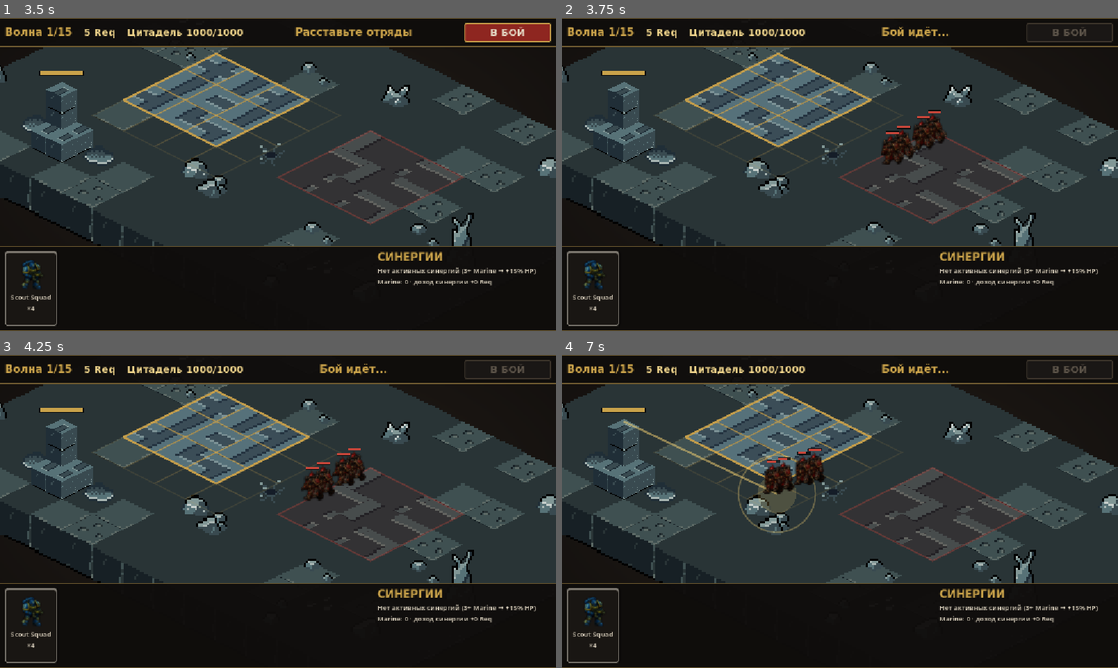
Above: before the commit, frames 1-4 (two rows, left to right).
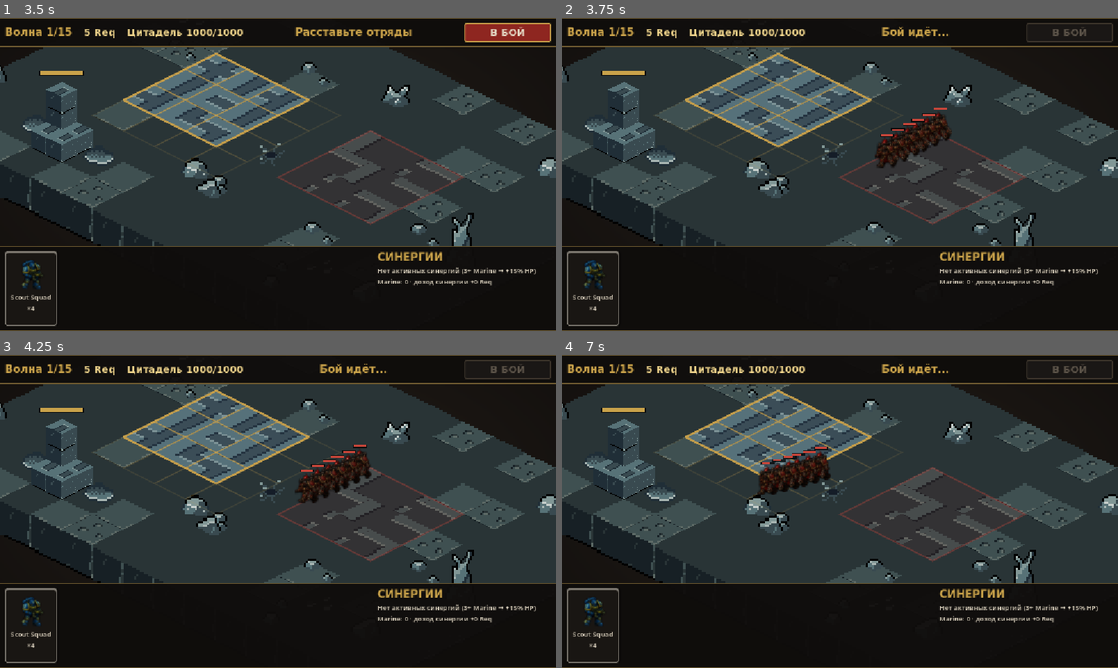
Above: after the commit, the same moments.

Repository: RediskaStethema/Godot_game
Game: Godot game, scene res://scenes/shop/ShopScene.tscn
The game is run twice, just before and just after one commit, with the same random seed, the same clock (stepped at 60 frames per second) and the same inputs.
Inputs (mouse positions are in pixels of both pictures, inside the frame that each line leads up to):
- Up to frame 1 (3.5 s): click "Купить · 5 Req" at 0.5 s; click "Купить · 3 Req" at 1.25 s; click "Продать +1" at 2 s; click "В БОЙ" at 2.75 s
- Up to frame 2 (3.75 s): click "В БОЙ" at 3.5 s
- Up to frame 3 (4.25 s): no input
- Up to frame 4 (7 s): tap Enter at 4.25, 5.85 s; drag from (595, 624) to (895, 442) at 4.27 s; drag from (728, 527) to (812, 574) at 5.02 s; move the mouse to (895, 442) at 5.77 s; click (895, 442) at 5.92 s; drag from (812, 574) to (673, 464) at 6.52 s

Frame 1 is identical in both runs. In frame 2, 0.8% of the frame differs, in the area x 56-71%, y 28-48%; in frame 3, 0.9%; in frame 4, 1.6%, in the area x 11-49%, y 21-57%.

Commit message:
Rebalance enemy waves, add balance sim, refresh subagents
- EnemyWaves: tunable curve (2 + (w-1)/2 squads, 3 + (w-1)/3 soldiers,
  +10% stats per wave); Hellbrute on top of the wave, elites and the
  main boss replace front squads. Removes the wave-6 difficulty cliff
- tests/balance_sim.gd: headless 15-wave sim with army bought on
  accumulated income (tactical / mixed strategies)
- Move run regression test to tests/test_run.gd
- Subagents: replace feature-runmap with feature-run (run flow, menus,
  save), update balance-analyst, content-cards, feature-draft,
  godot-verifier, rules-reviewer, docs-keeper to current code

Co-Authored-By: Claude Opus 5.5 <noreply@anthropic.com>

Diff:
--- a/scripts/data/EnemyWaves.gd
+++ b/scripts/data/EnemyWaves.gd
@@ -5,14 +5,21 @@
 # BattleScene расставляет отряды в порядке списка: с переднего края зоны врага в тыл.
 # Баланс черновой (дальше — balance-analyst).
 
-# Обычная волна (прежняя формула BattleScene): отрядов = волна + 1,
-# бойцов в отряде = волна + 1 (не больше 6), статы ×(1 + 0.15 за волну после первой)
+# Обычная волна: отрядов = SQUADS_BASE + (волна − 1) / SQUADS_EVERY_WAVES,
+# бойцов в отряде = SOLDIERS_BASE + (волна − 1) / SOLDIERS_EVERY_WAVES (не больше 6),
+# статы ×(1 + STAT_STEP_PER_WAVE за волну после первой).
+# Подбор — tests/balance_sim.gd
 const NORMAL_UNIT: String = "chaos_marine"
-const STAT_STEP_PER_WAVE: float = 0.15
+const SQUADS_BASE: int = 2
+const SQUADS_EVERY_WAVES: int = 2
+const SOLDIERS_BASE: int = 3
+const SOLDIERS_EVERY_WAVES: int = 3
 const MAX_SOLDIERS_PER_SQUAD: int = 6
+const STAT_STEP_PER_WAVE: float = 0.10
 
 # Мини-босс (каждая 5-я волна): Hellbrute на переднем крае, за ним отряды
-# элиты Хаоса (elite_base + волна / elite_wave_div), дальше — обычные отряды волны
+# элиты Хаоса (elite_base + волна / elite_wave_div). Hellbrute — сверх обычной
+# волны, элита заменяет её передние отряды (не меньше 1 обычного)
 const MINIBOSS = {
 	"unit": "chaos_hellbrute",
 	"soldiers": 1,
@@ -20,38 +27,42 @@
 	"elite_soldiers": 2,    # бойцов в элитном отряде
 	"elite_base": 0,
 	"elite_wave_div": 5,    # волна 5 — 1 элитный отряд, волна 10 — 2
-	"escort_squads": 2,
 }
 
-# Главный босс (последняя волна): Chaos Lord на переднем крае + эскорт из обычных отрядов волны
+# Главный босс (последняя волна): Chaos Lord заменяет передний отряд обычной волны
 const BOSS = {
 	"unit": "chaos_lord",
 	"soldiers": 1,
-	"escort_squads": 4,
 }
 
 static func get_stat_mult(wave: int) -> float:
 	return 1.0 + max(wave - 1, 0) * STAT_STEP_PER_WAVE
 
+static func get_normal_squads(wave: int) -> int:
+	return SQUADS_BASE + (max(wave, 1) - 1) / SQUADS_EVERY_WAVES
+
+static func get_soldiers_per_squad(wave: int) -> int:
+	return mini(SOLDIERS_BASE + (max(wave, 1) - 1) / SOLDIERS_EVERY_WAVES, MAX_SOLDIERS_PER_SQUAD)
+
 # Возвращает [{ "unit": factory_id, "count": бойцов, "mult": множитель hp/урона }]
 static func build(wave: int, node_type: String, max_squads: int) -> Array[Dictionary]:
 	wave = max(wave, 1)
 	var mult = get_stat_mult(wave)
-	var soldiers = mini(wave + 1, MAX_SOLDIERS_PER_SQUAD)
 	var squads: Array[Dictionary] = []
+	var replaced = 0   # сколько отрядов обычной волны заменено
 	match node_type:
 		RunMapNode.BOSS:
 			squads.append({"unit": BOSS["unit"], "count": BOSS["soldiers"], "mult": mult})
-			for i in range(mini(BOSS["escort_squads"], max_squads - 1)):
-				squads.append({"unit": NORMAL_UNIT, "count": soldiers, "mult": mult})
+			replaced = 1
 		RunMapNode.MINIBOSS:
 			squads.append({"unit": MINIBOSS["unit"], "count": MINIBOSS["soldiers"], "mult": mult})
 			var elites = MINIBOSS["elite_base"] + wave / MINIBOSS["elite_wave_div"]
 			for i in range(mini(elites, max_squads - squads.size())):
 				squads.append({"unit": MINIBOSS["elite_unit"], "count": MINIBOSS["elite_soldiers"], "mult": mult})
-			for i in range(mini(MINIBOSS["escort_squads"], max_squads - squads.size())):
-				squads.append({"unit": NORMAL_UNIT, "count": soldiers, "mult": mult})
-		_:
-			for i in range(mini(wave + 1, max_squads)):
-				squads.append({"unit": NORMAL_UNIT, "count": soldiers, "mult": mult})
+				replaced += 1
+	# Обычная волна за спинами босса и элиты
+	var soldiers = get_soldiers_per_squad(wave)
+	var normal = maxi(get_normal_squads(wave) - replaced, 1)
+	for i in range(mini(normal, max_squads - squads.size())):
+		squads.append({"unit": NORMAL_UNIT, "count": soldiers, "mult": mult})
 	return squads
--- /dev/null
+++ b/tests/balance_sim.gd
@@ -0,0 +1,241 @@
+extends SceneTree
+
+# Симуляция баланса забега: для каждой волны 1..15 собирается армия, которую
+# игрок может купить на накопленный доход (модель ниже), и прогоняется бой
+# без рендера. Запуск:
+#   godot --headless --path . -s tests/balance_sim.gd -- [стратегия] [прогонов]
+# Стратегии: tactical (только Tactical), mixed (смешанная армия), all (обе).
+#
+# Модель игрока (оптимистичная — верхняя оценка силы):
+#   * каждую волну выигрывает, бонус к доходу BONUS_NORMAL / BONUS_BOSS;
+#   * тратит весь Requisition, магазин всегда даёт нужные карты;
+#   * армия каждую волну свежая (потери между волнами не учитываются);
+#   * на волнах расширения покупает 1 клетку.
+
+const WAVES: int = 15
+const BONUS_NORMAL: int = 4   # синергия marine +2..4, «без потерь» — редко
+const BONUS_BOSS: int = 8     # мини-босс: элитные враги +3 каждый, кап 8
+const TIME_SCALE: float = 20.0
+const MAX_GAME_SECONDS: float = 300.0
+
+# Порядок, в котором стратегия заполняет клетки (id карт CardFactory)
+const STRATEGIES = {
+	"tactical": ["tactical_squad"],
+	"mixed": ["tactical_squad", "assault_squad", "devastator_squad", "tactical_squad",
+		"terminator_squad", "apothecary", "dreadnought", "chaplain", "chapter_master",
+		"tactical_squad", "assault_squad", "devastator_squad", "librarian", "tactical_squad",
+		"terminator_squad", "land_speeder"],
+}
+# Карты-улучшения: по одной каждого вида на отряд
+const UPGRADES: Array[String] = ["blessed_armour", "battle_fury"]
+# Клетки сверх стартовых 3×3 — в порядке покупки (рамка 4×4)
+const EXTRA_TILES: Array[Vector2i] = [Vector2i(3, 0), Vector2i(3, 1), Vector2i(3, 2),
+	Vector2i(0, 3), Vector2i(1, 3), Vector2i(2, 3), Vector2i(3, 3)]
+
+var ended := false
+var winner := -99
+var game_time := 0.0
+var cards := {}
+# Autoload-ы в скрипте -s не видны по имени при компиляции — берём узлы
+var em: Node
+var bm: Node
+
+func _initialize() -> void:
+	_main()
+
+func _process(delta: float) -> bool:
+	game_time += delta
+	return false
+
+func _on_end(w: int) -> void:
+	ended = true
+	winner = w
+
+func _main() -> void:
+	var args = OS.get_cmdline_user_args()
+	em = root.get_node("EconomyManager")
+	bm = root.get_node("BattleManager")
+	var strategy: String = args[0] if args.size() > 0 else "all"
+	var runs: int = int(args[1]) if args.size() > 1 else 3
+	for c in CardFactory.build_pool():
+		cards[c.id] = c
+	Engine.time_scale = TIME_SCALE
+	var names = STRATEGIES.keys() if strategy == "all" else [strategy]
+	for s in names:
+		await _run_strategy(s, runs)
+	Engine.time_scale = 1.0
+	quit()
+
+# -------------------------------------------------------
+# ЭКОНОМИКА
+# -------------------------------------------------------
+func _income(wave: int) -> int:
+	var t = RunMapData.get_battle_type_for_wave(wave)
+	var bonus = BONUS_BOSS if t != RunMapNode.BATTLE else BONUS_NORMAL
+	return em.calculate_wave_income(wave, bonus)
+
+# Весь Requisition к началу волны и число клеток королевства
+func _budget(wave: int) -> Dictionary:
+	var req = em.STARTING_REQUISITION
+	var tiles = 9
+	var bought = 0
+	for w in range(1, wave + 1):
+		if w > 1:
+			req += _income(w - 1)
+		if w % bm.EXPANSION_EVERY == 0 and bought < EXTRA_TILES.size():
+			var cost = bm.TILE_BASE_COST + bought * bm.TILE_COST_STEP
+			if req >= cost:
+				req -= cost
+				bought += 1
+				tiles += 1
+	# Расширение раньше тратит те же деньги, что армия: считаем только накопленное
+	return {"req": req, "tiles": tiles, "bought": bought}
+
+# -------------------------------------------------------
+# АРМИЯ
+# -------------------------------------------------------
+# Возвращает {"units": Array[UnitData], "spent": int, "desc": String}
+func _build_army(strategy: String, budget: int, tiles: int) -> Dictionary:
+	var order: Array = STRATEGIES[strategy]
+	var units: Array[UnitData] = []
+	var ids: Array[String] = []
+	var left = budget
+	# 1) Заполняем клетки
+	var i = 0
+	var skipped = 0
+	while units.size() < tiles and skipped < order.size():
+		var card: CardData = cards[order[i % order.size()]]
+		i += 1
+		if card.cost > left:
+			skipped += 1
+			continue
+		skipped = 0
+		left -= card.cost
+		var d = UnitFactory.create(card.unit_factory_id)
+		d.squad_size = card.unit_count
+		units.append(d)
+		ids.append(card.id)
+	# 2) Слияния (уровень до MAX) и улучшения — по кругу, пока хватает денег
+	var progress = true
+	while progress:
+		progress = false
+		for k in range(units.size()):
+			var d = units[k]
+			var card: CardData = cards[ids[k]]
+			if d.can_merge_upgrade() and card.cost <= left:
+				left -= card.cost
+				d.apply_merge_upgrade()
+				progress = true
+		if progress:
+			continue
+		for up_id in UPGRADES:
+			var up: CardData = cards[up_id]
+			for d in units:
+				if up.cost <= left and d.can_apply_upgrade(up) and not d.applied_upgrades.has(up.title):
+					left -= up.cost
+					d.apply_upgrade(up)
+					progress = true
+	for d in units:
+		var hp: Array[float] = []
+		for j in range(d.squad_size):
+			hp.append(1.0)
+		d.saved_hp = hp
+	var counts := {}
+	for k in range(units.size()):
+		var key = "%s L%d" % [ids[k].replace("_squad", ""), units[k].squad_level]
+		counts[key] = counts.get(key, 0) + 1
+	var parts: Array[String] = []
+	for key in counts:
+		parts.append("%s×%d" % [key, counts[key]])
+	return {"units": units, "spent": budget - left, "desc": ", ".join(parts)}
+
+# -------------------------------------------------------
+# БОЙ
+# -------------------------------------------------------
+func _run_strategy(strategy: String, runs: int) -> void:
+	print("\n=== Стратегия: %s, прогонов на волну: %d ===" % [strategy, runs])
+	print("волна | тип      | Req  | клет | отр | бойц игрока | врагов: отр/бойц/HP×  | побед | выжило | урон цитадели | время, с")
+	for wave in range(1, WAVES + 1):
+		var b = _budget(wave)
+		var wins = 0
+		var survived = 0.0
+		var cit_dmg = 0.0
+		var time_sum = 0.0
+		var army_desc = ""
+		var p_soldiers = 0
+		var p_squads = 0
+		var e_info = ""
+		for r in range(runs):
+			var army = _build_army(strategy, b["req"], b["tiles"])
+			army_desc = army["desc"]
+			p_squads = army["units"].size()
+			var res = await _battle(wave, army["units"], b["bought"])
+			p_soldiers = res["p_start"]
+			e_info = res["e_info"]
+			if res["winner"] == GameConstants.TEAM_PLAYER:
+				wins += 1
+			survived += res["survived"]
+			cit_dmg += res["citadel_dmg"]
+			time_sum += res["time"]
+		print("%5d | %-8s | %4d | %4d | %3d | %11d | %-21s | %d/%d   | %5.0f%% | %13.0f | %6.1f" % [
+			wave, RunMapData.get_battle_type_for_wave(wave), b["req"], b["tiles"],
+			p_squads, p_soldiers, e_info, wins, runs,
+			survived / runs * 100.0, cit_dmg / runs, time_sum / runs])
+		print("      армия: %s" % army_desc)
+
+func _battle(wave: int, units: Array[UnitData], bought: int) -> Dictionary:
+	var rm = root.get_node("RunManager")
+	bm.reset_run()
+	for k in range(bought):
+		bm.kingdom_tiles.append(EXTRA_TILES[k])
+	rm.new_run(1000 + wave)
+	# Текущий шаг — бой нужной волны
+	for n in rm.map.nodes:
+		if n.is_battle() and n.wave == wave:
+			rm.current_node_id = n.id
+			rm.current_completed = false
+			break
+	em.round_number = wave
+	bm.player_units = units
+	ended = false
+	winner = -99
+	var scene = load("res://scenes/battle/BattleScene.tscn").instantiate()
+	root.add_child(scene)
+	current_scene = scene
+	await process_frame
+	var sr = root.get_node("SquadRegistry")
+	var so = root.get_node("SoldierRegistry")
+	var enemies = so.get_alive_soldiers_of_team(GameConstants.TEAM_ENEMY)
+	var e_squads = sr.get_alive_squads_of_team(GameConstants.TEAM_ENEMY).size()
+	var e_info = "%d/%d/%.2f" % [e_squads, enemies.size(), EnemyWaves.get_stat_mult(wave)]
+	bm.battle_ended.connect(_on_end)
+	scene._on_start_pressed()
+	var p_start = scene.player_soldiers_at_start
+	var t0 = game_time
+	while not ended and game_time - t0 < MAX_GAME_SECONDS:
+		await process_frame
+	# Реестры BattleScene очищает сама в конце боя — считаем по узлам отрядов
+	var p_alive = 0
+	# (классы Squad/Soldier здесь не упоминаем: скрипт -s компилируется до autoload-ов;
+	# павшие бойцы удаляются из squad.soldiers)
+	for sq in scene.units_container.get_children():
+		if sq.get("soldiers") != null and sq.get("team") == GameConstants.TEAM_PLAYER:
+			p_alive += sq.soldiers.size()
+	var res = {
+		"winner": winner if ended else -2,
+		"p_start": p_start,
+		"survived": float(p_alive) / maxf(p_start, 1.0),
+		"citadel_dmg": bm.CITADEL_MAX_HP - bm.citadel_hp,
+		"time": game_time - t0,
+		"e_info": e_info,
+	}
+	bm.battle_ended.disconnect(_on_end)
+	# После боя сцена может сама уйти в магазин — сбрасываем без ожидания
+	bm.phase = bm.BattlePhase.IDLE
+	sr.clear()
+	so.clear()
+	if is_instance_valid(scene):
+		scene.queue_free()
+	current_scene = null
+	await process_frame
+	return res
Renamed: _test_runmap.gd -> tests/test_run.gd
Renamed: _test_runmap.gd.uid -> tests/test_run.gd.uid
Not shown, changed: .claude/agents/balance-analyst.md
Not shown, changed: .claude/agents/content-cards.md
Not shown, changed: .claude/agents/docs-keeper.md
Not shown, changed: .claude/agents/feature-draft.md
Not shown, added: .claude/agents/feature-run.md
Not shown, removed: .claude/agents/feature-runmap.md
Not shown, changed: .claude/agents/godot-verifier.md
Not shown, changed: .claude/agents/rules-reviewer.md
Not shown, changed: CLAUDE.md
Not shown, changed: CLAUDE_CODE_PROMPT.md
